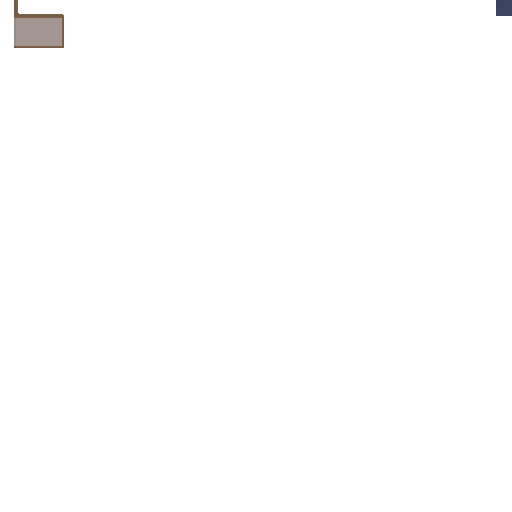
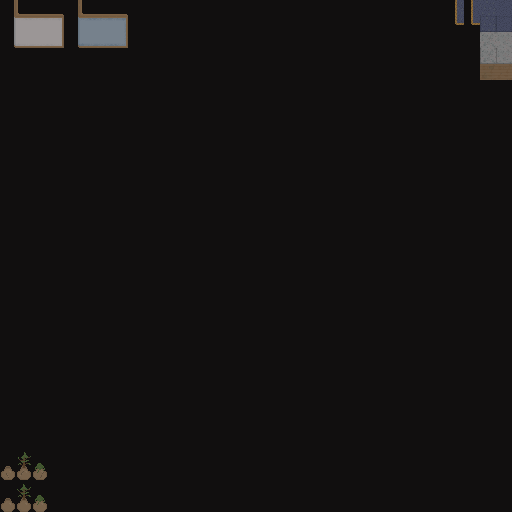
Revision of a layered 512×512 image; what changed, layer by layer:
added group "Ground Items" with 4 layers above "Floors" over left=1, top=452, right=47, bottom=512
added layer "Layer 24" in group "Ground Items" over left=6, top=470, right=44, bottom=478
added layer "Layer 23 copy" in group "Ground Items" over left=1, top=452, right=47, bottom=480
added layer "Layer 23" in group "Ground Items" over left=1, top=484, right=47, bottom=512
added layer "Layer 17" in group "Floors" over left=455, top=0, right=480, bottom=25
added layer "Carpet Wedge" in group "Floors" over left=480, top=16, right=512, bottom=32
painted on "Carpet" over left=480, top=0, right=512, bottom=16
added layer "Concrete Tile" in group "Floors" over left=480, top=48, right=512, bottom=64
added layer "Concrete" in group "Floors" over left=480, top=32, right=512, bottom=48
added layer "Wood" in group "Floors" over left=480, top=64, right=512, bottom=80
renamed "Base Wall" to "Layer 11", painted on it over left=14, top=0, right=128, bottom=48
showed "Layer 0" over left=0, top=0, right=512, bottom=512
